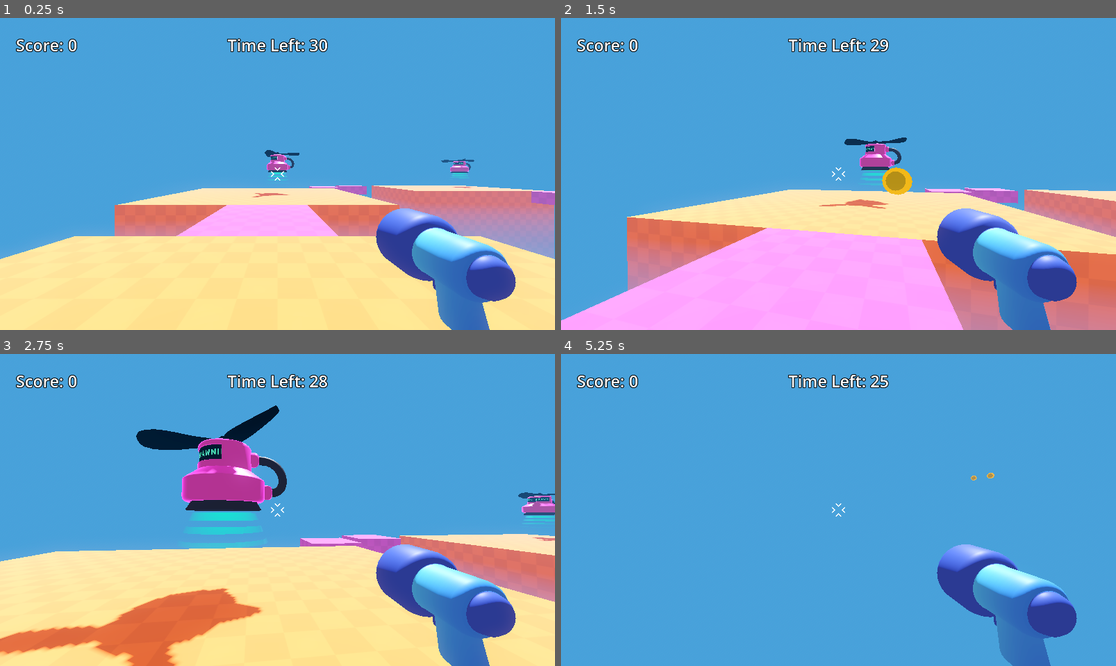
Above: before the commit, frames 1-4 (two rows, left to right).
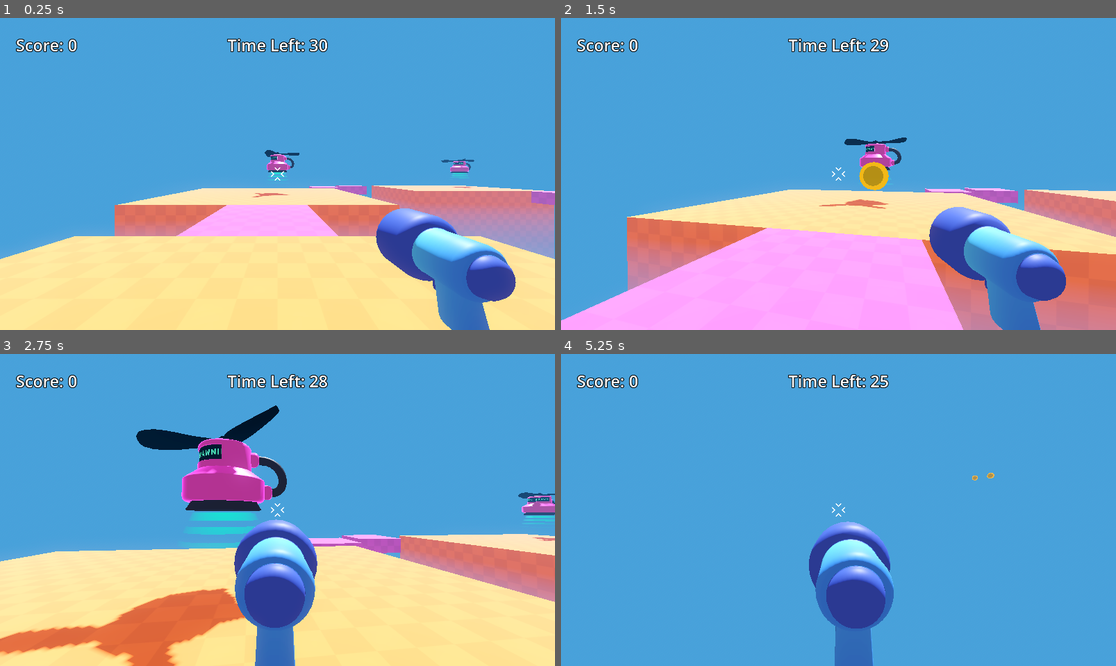
Above: after the commit, the same moments.

Repository: jcarnaxide/first-3d-game
Game: Godot game, scene res://game.tscn
Same seed, same stepped clock (60 frames per second), same inputs: the game is played once before the commit and once after it.
Inputs (mouse positions are in pixels of both pictures, inside the frame that each line leads up to):
- Up to frame 1 (0.25 s): no input
- Up to frame 2 (1.5 s): move the mouse to (866, 174) at 0.52 s; hold Right mouse button (aim, bound only after the commit) 0.53-1.28 s; hold W (move_forward) from 0.53 s (still down); tap Space (jump) at 0.77 s; move the mouse to (810, 174) at 1.27 s; click (810, 174) at 1.35 s
- Up to frame 3 (2.75 s): keep holding W (move_forward); tap Space (jump) at 1.52 s; right-click (249, 510) at 1.55 s; move the mouse to (288, 503) at 2.02 s; hold Right mouse button (aim, bound only after the commit) from 2.03 s (still down)
- Up to frame 4 (5.25 s): keep holding W (move_forward); move the mouse to (832, 516) at 2.77 s; release Right mouse button (aim, bound only after the commit) at 2.78 s; right-click (832, 516) at 2.85 s; tap Space (jump) at 3.02, 3.77, 4.52 s; move the mouse to (877, 513) at 3.52 s; press the mouse at (877, 513) at 3.53 s; right-click (877, 513) at 3.8 s; move the mouse to (794, 506) at 4.27 s; release the mouse at (794, 506) at 4.28 s; right-click (794, 506) at 4.35 s; move the mouse to (844, 510) at 5.02 s; hold Right mouse button (aim, bound only after the commit) from 5.03 s (still down)

The runs differ from the first frame. In frame 2, 3.1% of the frame differs, in the area x 53-93%, y 46-100%; in frame 3, 11%, in the area x 42-93%, y 53-100%; in frame 4, 10%.

Commit message:
aim down sights

Diff:
--- a/first-3d-game/game.gd
+++ b/first-3d-game/game.gd
@@ -55,3 +55,7 @@
 
 func _on_play_again_button_pressed():
 	restart()
+
+
+func _on_quit_button_pressed():
+	get_tree().quit()
--- a/first-3d-game/game.tscn
+++ b/first-3d-game/game.tscn
@@ -154,7 +154,7 @@
 [node name="PanelContainer" type="PanelContainer" parent="HUD" unique_id=1902706216]
 unique_name_in_owner = true
 visible = false
-custom_minimum_size = Vector2(750, 500)
+custom_minimum_size = Vector2(1200, 500)
 layout_mode = 1
 anchors_preset = 8
 anchor_left = 0.5
@@ -184,9 +184,14 @@
 size_flags_vertical = 2
 text = "You Survived!"
 label_settings = ExtResource("6_ryrav")
-
-[node name="PlayAgainButton" type="Button" parent="HUD/PanelContainer/MarginContainer/VBoxContainer" unique_id=1008560955]
+horizontal_alignment = 1
+
+[node name="HBoxContainer" type="HBoxContainer" parent="HUD/PanelContainer/MarginContainer/VBoxContainer" unique_id=506244025]
 process_mode = 3
+layout_mode = 2
+theme_override_constants/separation = 25
+
+[node name="PlayAgainButton" type="Button" parent="HUD/PanelContainer/MarginContainer/VBoxContainer/HBoxContainer" unique_id=1008560955]
 layout_mode = 2
 size_flags_vertical = 10
 theme_override_colors/font_outline_color = Color(0, 0, 0, 1)
@@ -194,6 +199,13 @@
 theme_override_font_sizes/font_size = 56
 text = "Play Again?"
 
+[node name="QuitButton" type="Button" parent="HUD/PanelContainer/MarginContainer/VBoxContainer/HBoxContainer" unique_id=770200120]
+layout_mode = 2
+theme_override_colors/font_outline_color = Color(0, 0, 0, 1)
+theme_override_constants/outline_size = 10
+theme_override_font_sizes/font_size = 56
+text = "Quit"
+
 [node name="Area3D" type="Area3D" parent="." unique_id=1910478545]
 collision_layer = 0
 
@@ -207,6 +219,7 @@
 [connection signal="mob_spawned" from="MobSpawner3D" to="." method="_on_mob_spawner_3d_mob_spawned"]
 [connection signal="mob_spawned" from="MobSpawner3D2" to="." method="_on_mob_spawner_3d_mob_spawned"]
 [connection signal="mob_spawned" from="MobSpawner3D3" to="." method="_on_mob_spawner_3d_mob_spawned"]
-[connection signal="pressed" from="HUD/PanelContainer/MarginContainer/VBoxContainer/PlayAgainButton" to="." method="_on_play_again_button_pressed"]
+[connection signal="pressed" from="HUD/PanelContainer/MarginContainer/VBoxContainer/HBoxContainer/PlayAgainButton" to="." method="_on_play_again_button_pressed"]
+[connection signal="pressed" from="HUD/PanelContainer/MarginContainer/VBoxContainer/HBoxContainer/QuitButton" to="." method="_on_quit_button_pressed"]
 [connection signal="body_entered" from="Area3D" to="." method="_on_area_3d_body_entered"]
 [connection signal="timeout" from="Timer" to="." method="_on_timer_timeout"]
--- a/first-3d-game/player/player.gd
+++ b/first-3d-game/player/player.gd
@@ -43,6 +43,12 @@
 	if Input.is_action_pressed("shoot") and %Timer.is_stopped():
 		shoot_bullet()
 
+	%gun_model.global_transform = lerp(
+		%gun_model.global_transform,
+		%AimedGunPosition.global_transform if Input.is_action_pressed("aim") else %HipGunPosition.global_transform,
+		0.2
+	)
+
 
 func shoot_bullet():
 	const BULLET_3D = preload("uid://cuqmgsjic2t50")
--- a/first-3d-game/player/player.tscn
+++ b/first-3d-game/player/player.tscn
@@ -19,11 +19,20 @@
 transform = Transform3D(1, 0, 0, 0, 1, 0, 0, 0, 1, 0, 1.5341887, 0)
 
 [node name="gun_model" parent="Camera3D" unique_id=468996703 instance=ExtResource("1_oul6g")]
+unique_name_in_owner = true
 transform = Transform3D(-0.40706578, 2.0424312e-05, -0.021851655, -0.00042809712, 0.40756604, 0.008355791, 0.021847468, 0.0083667245, -0.40697998, 0.5678467, -0.2892704, -0.69817907)
 
 [node name="Marker3D" type="Marker3D" parent="Camera3D/gun_model" unique_id=254810624]
 unique_name_in_owner = true
 transform = Transform3D(1.0000002, 0, 3.7252903e-09, 0, 1, 0, -3.7252903e-09, 0, 1.0000002, 0.004609823, 0.03066802, 0.54638195)
+
+[node name="HipGunPosition" type="Marker3D" parent="Camera3D" unique_id=1322285032]
+unique_name_in_owner = true
+transform = Transform3D(-0.40706578, 2.0424312e-05, -0.021851655, -0.00042809712, 0.40756604, 0.008355791, 0.021847468, 0.0083667245, -0.40697998, 0.5678467, -0.2892704, -0.69817907)
+
+[node name="AimedGunPosition" type="Marker3D" parent="Camera3D" unique_id=135091721]
+unique_name_in_owner = true
+transform = Transform3D(-0.40765178, 1.8359073e-16, -3.5638045e-08, -4.3974446e-10, 0.40762085, 0.00503009, 3.5635345e-08, 0.0050300825, -0.4076208, -0.005174756, -0.17211139, -0.5373821)
 
 [node name="Reticle" type="TextureRect" parent="." unique_id=349440254]
 anchors_preset = 8
--- a/first-3d-game/project.godot
+++ b/first-3d-game/project.godot
@@ -53,6 +53,11 @@
 "events": [Object(InputEventMouseButton,"resource_local_to_scene":false,"resource_name":"","device":-1,"window_id":0,"a …(258 unchanged characters)…
 ]
 }
+aim={
+"deadzone": 0.2,
+"events": [Object(InputEventMouseButton,"resource_local_to_scene":false,"resource_name":"","device":-1,"window_id":0,"alt_pressed":false,"shift_pressed":false,"ctrl_pressed":false,"meta_pressed":false,"button_mask":2,"position":Vector2(50, 18),"global_position":Vector2(59, 66),"factor":1.0,"button_index":2,"canceled":false,"pressed":true,"double_click":false,"script":null)
+]
+}
 
 [layer_names]
 
Not shown, changed: first-3d-game/export_presets.cfg
